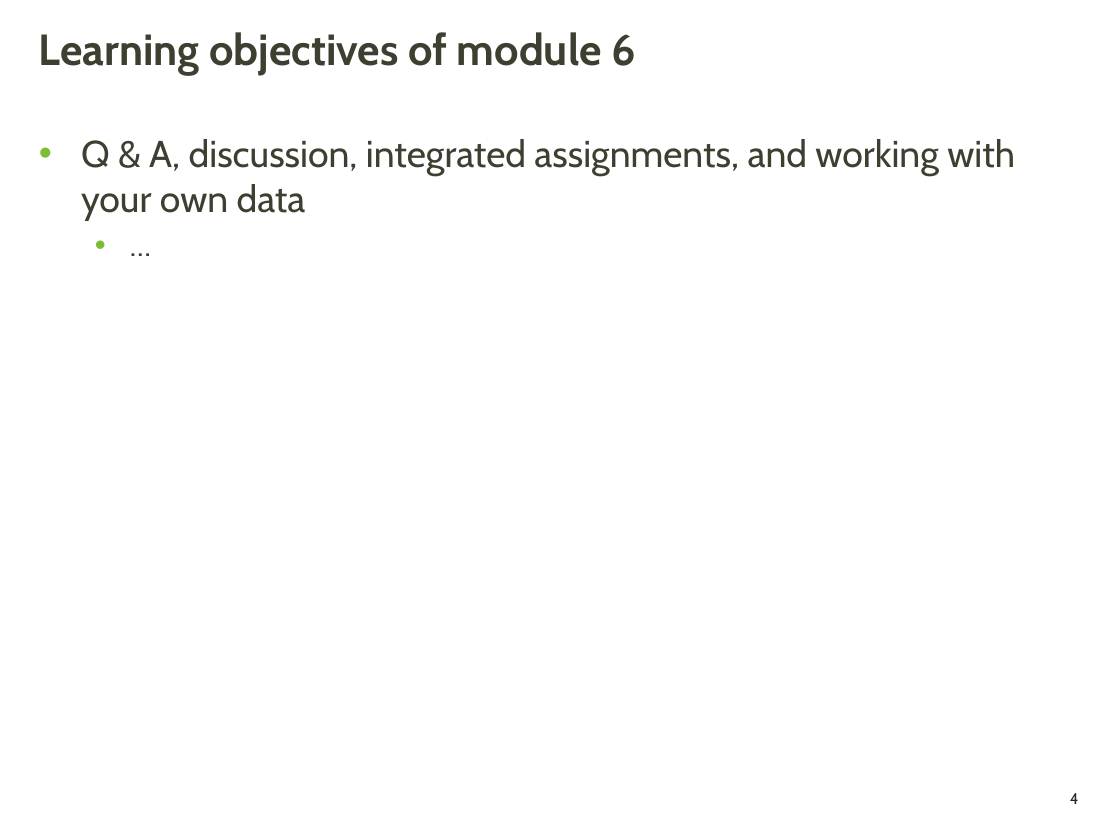
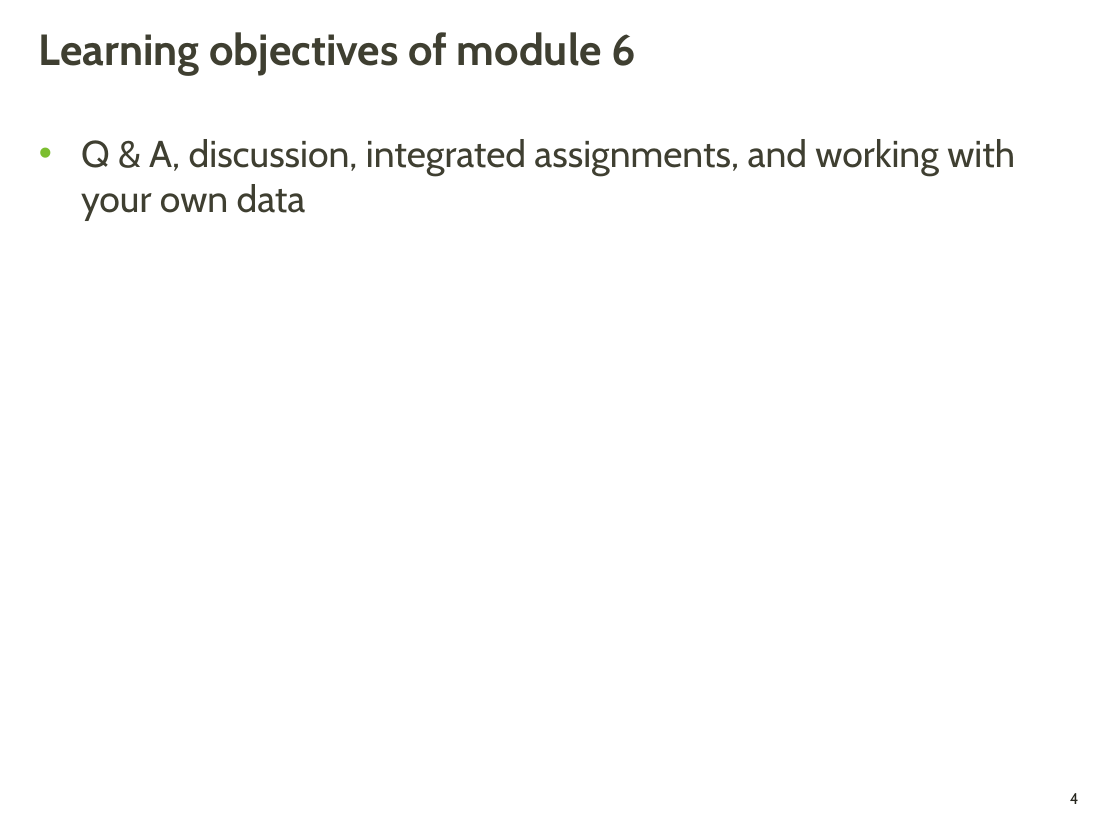
Before and after one commit to griffithlab/genviz.org, a slide deck: slide 4 of lectures/GenViz_Module6_Lecture.pptx. Drawn at 1120x840 pixels with LibreOffice and Linux fonts; fonts in the diff are those of the drawing; background and template pictures are left out. Boxes give left, top, right and bottom in pixels: in the first picture for what was removed or moved away, otherwise in the second. Text is boxed around its words. In the diff, an @@ line names an element or a change of style, - is before the commit and + after.

```diff
--- a/lectures/GenViz_Module6_Lecture.pptx
+++ b/lectures/GenViz_Module6_Lecture.pptx
@@ text at (x1=81, y1=139, x2=1015, y2=220): paragraph removed @@
-  • …
```
Also in this commit, not shown: 2 slides added.
